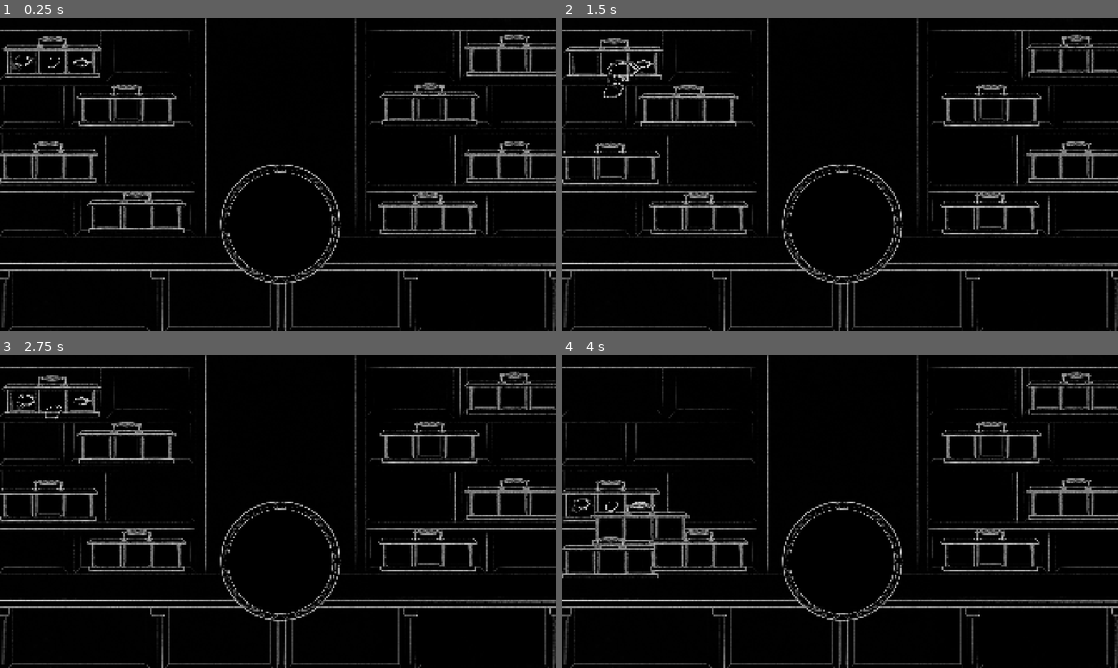
Above: before the commit, frames 1-4 (two rows, left to right).
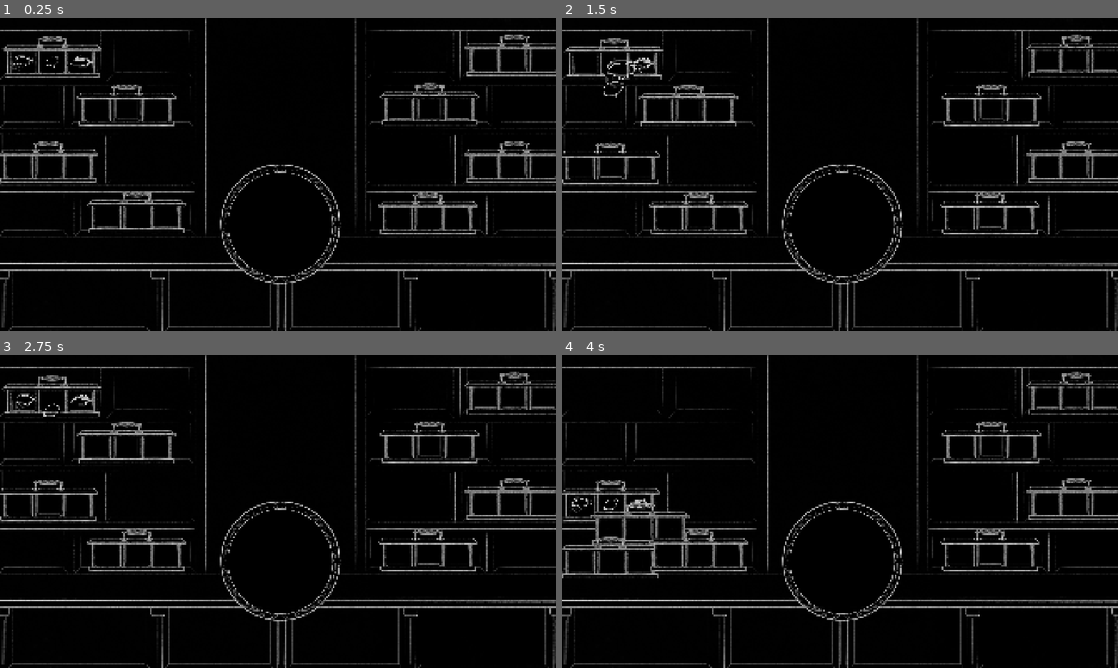
Above: after the commit, the same moments.

Repository: MarkusSecundus/Gamestudies-Experiment
Game: Godot game, scene res://scenes/MainScene.tscn
Two runs of this game, one before a commit and one after it. Both use one fixed random seed, a clock stepped at 60 frames per second and the inputs below. Sound files missing from this copy of the repository are replaced by a short silence.
Inputs (mouse positions are in pixels of both pictures, inside the frame that each line leads up to):
- Up to frame 1 (0.25 s): no input
- Up to frame 2 (1.5 s): drag from (584, 61) to (689, 86) at 0.52 s; drag from (617, 64) to (612, 143) at 1.27 s
- Up to frame 3 (2.75 s): move the mouse to (83, 401) at 2.02 s; click (83, 401) at 2.17 s
- Up to frame 4 (4 s): drag from (612, 376) to (612, 480) at 2.77 s; drag from (689, 423) to (639, 505) at 3.52 s

The runs differ from the first frame. In frame 1, 0.1% of the frame differs, in the area x 2-17%, y 11-17%; in frame 2, 0.3%, in the area x 7-17%, y 12-26%; in frame 3, 0.2%; in frame 4, 0.2%.

Commit message:
got rid of compiler warnings

Diff:
--- a/scenes/MainScene.tscn
+++ b/scenes/MainScene.tscn
@@ -45,7 +45,7 @@
 [ext_resource type="Script" uid="uid://bf7lv13p2npde" path="res://scripts/EyePiedestal.gd" id="43_2so2y"]
 
 [sub_resource type="CircleShape2D" id="CircleShape2D_doyhq"]
-radius = 476.9634
+radius = 41.0
 
 [sub_resource type="CircleShape2D" id="CircleShape2D_1wiy7"]
 radius = 266.0075
@@ -176,7 +176,14 @@
 script = ExtResource("1_kik7w")
 
 [node name="Right" type="Node2D" parent="PlacementLocations/MainShelf"]
-position = Vector2(1934, 0)
+position = Vector2(760, 0)
+
+[node name="MainShelf2" type="Node2D" parent="PlacementLocations"]
+position = Vector2(1175, 826)
+script = ExtResource("1_kik7w")
+
+[node name="Right" type="Node2D" parent="PlacementLocations/MainShelf2"]
+position = Vector2(760, 0)
 
 [node name="P17" type="Node2D" parent="PlacementLocations"]
 position = Vector2(35, 1088)
@@ -228,62 +235,70 @@
 [node name="Shapes1" parent="EyeHolders" instance=ExtResource("39_f4jp2")]
 position = Vector2(179, 98)
 
-[node name="Eye2" type="Sprite2D" parent="EyeHolders/Shapes1"]
+[node name="Eye1" type="Node2D" parent="EyeHolders/Shapes1"]
+position = Vector2(-96.999985, 52.999985)
+script = ExtResource("6_doyhq")
+
+[node name="Sprite" type="Sprite2D" parent="EyeHolders/Shapes1/Eye1"]
 z_index = 500
 z_as_relative = false
-position = Vector2(-96.999985, 52.999985)
-scale = Vector2(0.08179416, 0.081794165)
+scale = Vector2(0.082, 0.082)
 texture = ExtResource("8_0ehpd")
 region_enabled = true
 region_rect = Rect2(178.67114, 494.84625, 961.61475, 758.24457)
+
+[node name="Holder" type="Area2D" parent="EyeHolders/Shapes1/Eye1"]
+scale = Vector2(1.0000001, 1.0000001)
+
+[node name="CollisionShape2D" type="CollisionShape2D" parent="EyeHolders/Shapes1/Eye1/Holder"]
+position = Vector2(-1.5258787e-05, -1.9999845)
+shape = SubResource("CircleShape2D_doyhq")
+
+[node name="SelfAnchor" type="Node2D" parent="EyeHolders/Shapes1/Eye1"]
+scale = Vector2(1.0000001, 1.0000001)
+
+[node name="Eye2" type="Node2D" parent="EyeHolders/Shapes1"]
+position = Vector2(1.0000002, 52.999985)
 script = ExtResource("6_doyhq")
 
-[node name="Holder" type="Area2D" parent="EyeHolders/Shapes1/Eye2"]
-
-[node name="CollisionShape2D" type="CollisionShape2D" parent="EyeHolders/Shapes1/Eye2/Holder"]
-position = Vector2(-12.226, -24.451437)
-shape = SubResource("CircleShape2D_doyhq")
-
-[node name="SelfAnchor" type="Node2D" parent="EyeHolders/Shapes1/Eye2"]
-position = Vector2(-36.67762, -24.451439)
-
-[node name="Eye3" type="Sprite2D" parent="EyeHolders/Shapes1"]
+[node name="Sprite" type="Sprite2D" parent="EyeHolders/Shapes1/Eye2"]
 z_index = 500
 z_as_relative = false
-position = Vector2(2.0000305, 52.999985)
-scale = Vector2(0.08179416, 0.081794165)
+scale = Vector2(0.082, 0.082)
 texture = ExtResource("9_8wjpf")
 region_enabled = true
-region_rect = Rect2(270.92017, 494.84625, 780.84143, 696.26166)
+region_rect = Rect2(178.67114, 494.84625, 961.61475, 758.24457)
+
+[node name="Holder" type="Area2D" parent="EyeHolders/Shapes1/Eye2"]
+scale = Vector2(1.0000001, 1.0000001)
+
+[node name="CollisionShape2D" type="CollisionShape2D" parent="EyeHolders/Shapes1/Eye2/Holder"]
+shape = SubResource("CircleShape2D_doyhq")
+
+[node name="SelfAnchor" type="Node2D" parent="EyeHolders/Shapes1/Eye2"]
+scale = Vector2(1.0000001, 1.0000001)
+
+[node name="Eye3" type="Node2D" parent="EyeHolders/Shapes1"]
+position = Vector2(104.000015, 52.999985)
 script = ExtResource("6_doyhq")
 
-[node name="Holder" type="Area2D" parent="EyeHolders/Shapes1/Eye3"]
-
-[node name="CollisionShape2D" type="CollisionShape2D" parent="EyeHolders/Shapes1/Eye3/Holder"]
-position = Vector2(-12.226, -24.451437)
-shape = SubResource("CircleShape2D_doyhq")
-
-[node name="SelfAnchor" type="Node2D" parent="EyeHolders/Shapes1/Eye3"]
-position = Vector2(-36.67762, -24.451439)
-
-[node name="Eye4" type="Sprite2D" parent="EyeHolders/Shapes1"]
+[node name="Sprite" type="Sprite2D" parent="EyeHolders/Shapes1/Eye3"]
 z_index = 500
 z_as_relative = false
-position = Vector2(104.000046, 52.999985)
-scale = Vector2(0.0666666, 0.06666661)
+position = Vector2(2.0000134, -1.9999847)
+scale = Vector2(0.082, 0.082)
 texture = ExtResource("4_o3jky")
 region_enabled = true
-region_rect = Rect2(155.4259, 494.84625, 1024.3835, 630.98236)
-script = ExtResource("6_doyhq")
-
-[node name="Holder" type="Area2D" parent="EyeHolders/Shapes1/Eye4"]
-
-[node name="CollisionShape2D" type="CollisionShape2D" parent="EyeHolders/Shapes1/Eye4/Holder"]
-position = Vector2(-12.226, -24.451437)
+region_rect = Rect2(163.99994, 494.84625, 1015.1999, 600.68695)
+
+[node name="Holder" type="Area2D" parent="EyeHolders/Shapes1/Eye3"]
+scale = Vector2(1.0000001, 1.0000001)
+
+[node name="CollisionShape2D" type="CollisionShape2D" parent="EyeHolders/Shapes1/Eye3/Holder"]
 shape = SubResource("CircleShape2D_doyhq")
 
-[node name="SelfAnchor" type="Node2D" parent="EyeHolders/Shapes1/Eye4"]
-position = Vector2(-36.67762, -24.451439)
+[node name="SelfAnchor" type="Node2D" parent="EyeHolders/Shapes1/Eye3"]
+scale = Vector2(1.0000001, 1.0000001)
 
 [node name="Shapes2" parent="EyeHolders" instance=ExtResource("39_f4jp2")]
 position = Vector2(436, 267)
--- a/scripts/AbstractGrabbable.gd
+++ b/scripts/AbstractGrabbable.gd
@@ -2,7 +2,7 @@
 extends Node2D
 
 @onready var _anchor_left : Node2D = $SelfAnchor
-@onready var _anchor_right : Node2D = $SelfAnchor/Right
+@onready var _anchor_right : Node2D = self.get_node_or_null("SelfAnchor/Right")
 
 func get_only_anchor()->Vector2: return get_left_anchor()
 func get_left_anchor()->Vector2: return _anchor_left.global_position
@@ -42,7 +42,7 @@
 	holder.input_event.connect(_on_area_2d_input_event)
 
 var move_offset : Vector2 = Vector2.ZERO
-func _on_area_2d_input_event(viewport: Node, event: InputEvent, shape_idx: int) -> void:
+func _on_area_2d_input_event(_viewport: Node, event: InputEvent, _shape_idx: int) -> void:
 	var btn := event as InputEventMouseButton
 	if btn:
 		_is_being_grabbed = true
--- a/scripts/EyePiedestal.gd
+++ b/scripts/EyePiedestal.gd
@@ -9,7 +9,7 @@
 
 @onready var _anchor : Node2D = $Anchor
 
-func get_anchor(eye_part: EyePart )->Vector2:
+func get_anchor(_eye_part: EyePart )->Vector2:
 	return _anchor.global_position
 
 func _ready() -> void:
--- a/scripts/PlacementLocation.gd
+++ b/scripts/PlacementLocation.gd
@@ -20,6 +20,7 @@
 	var is_empty: bool:
 		get: return self.inhabitant == null
 
+	@warning_ignore("shadowed_variable")
 	func _init(parent: PlacementLocation, left: Vector2, right: Vector2, inhabitant: Grabbable) -> void:
 		self.parent = parent
 		self.left = left
@@ -55,7 +56,6 @@
 
 
 func remove(segment_idx: int)->void:
-	var segment := segments[segment_idx]
 	var range_begin_idx :int = segment_idx
 	var range_end_idx : int = segment_idx
 	while range_begin_idx > 0 and segments[range_begin_idx - 1].is_empty:
--- a/scripts/PlacementLocations.gd
+++ b/scripts/PlacementLocations.gd
@@ -20,7 +20,6 @@
 	var best_segment_idx : int = -1
 	var best_left : Vector2 = Vector2.ZERO
 	var best_right : Vector2 = Vector2.ZERO
-	var best_is_down : bool = false
 
 	for loc in _locations:
 		for segment_idx in loc.segments.size():
--- a/scripts/old/BigEye.gd
+++ b/scripts/old/BigEye.gd
@@ -51,7 +51,7 @@
 
 var move_offset : Vector2 = Vector2.ZERO
 var is_being_dragged : bool = false
-func _on_area_2d_input_event(viewport: Node, event: InputEvent, shape_idx: int) -> void:
+func _on_area_2d_input_event(_viewport: Node, event: InputEvent, _shape_idx: int) -> void:
 	if not _is_finished(): return
 	var btn := event as InputEventMouseButton
 	if btn:
--- a/scripts/sound/SoundManager.gd
+++ b/scripts/sound/SoundManager.gd
@@ -17,8 +17,8 @@
 
 func _get_sound_player()->AudioStreamPlayer:
 	for c in _soundPool.get_children():
-		var str := c as AudioStreamPlayer
-		if !str.is_playing(): return str
+		var stream := c as AudioStreamPlayer
+		if !stream.is_playing(): return stream
 	var ret = AudioStreamPlayer.new();
 	_soundPool.add_child(ret);
 	return ret;
--- a/scripts/util/DatastructUtils.gd
+++ b/scripts/util/DatastructUtils.gd
@@ -15,21 +15,22 @@
 static func find_min(list, selector: Callable, compare_lt: Callable = Callable()):
 	if !compare_lt: compare_lt = func(a,b): return a<b;
 	var is_first_iteration := true;
-	var min = null;
+	var minimum = null;
 	var min_comparable = null;
 
 	for val in list:
 		var comparable = selector.call(val);
 		if is_first_iteration || compare_lt.call(comparable, min_comparable):
-			min = val;
+			minimum = val;
 			min_comparable = comparable;
 		is_first_iteration = false
 
-	return min;
+	return minimum;
 
 class Wrapper:
 	var value;
 
+	@warning_ignore("shadowed_variable")
 	func _init(value)->void:
 		self.value = value
 
--- a/scripts/util/GeometryUtils.gd
+++ b/scripts/util/GeometryUtils.gd
@@ -50,7 +50,7 @@
 	return sqrt(distance_sqr_from_line_segment(line_begin, line_end, point))
 
 static func point_is_on_segment(point: Vector2, segment_begin : Vector2, segment_end : Vector2, epsilon:float = EPSILON)->bool:
-	return epsilon_equals2D(Geometry2D.get_closest_point_to_segment(point, segment_begin, segment_end), Geometry2D.get_closest_point_to_segment_uncapped(point, segment_begin, segment_end))
+	return epsilon_equals2D(Geometry2D.get_closest_point_to_segment(point, segment_begin, segment_end), Geometry2D.get_closest_point_to_segment_uncapped(point, segment_begin, segment_end), epsilon)
 
 static func epsilon_equals2D(v: Vector2, w: Vector2, epsilon:float = EPSILON)->bool:
 	return (abs(v.x - w.x) <= epsilon) && (abs(v.y - w.y) <= epsilon)
